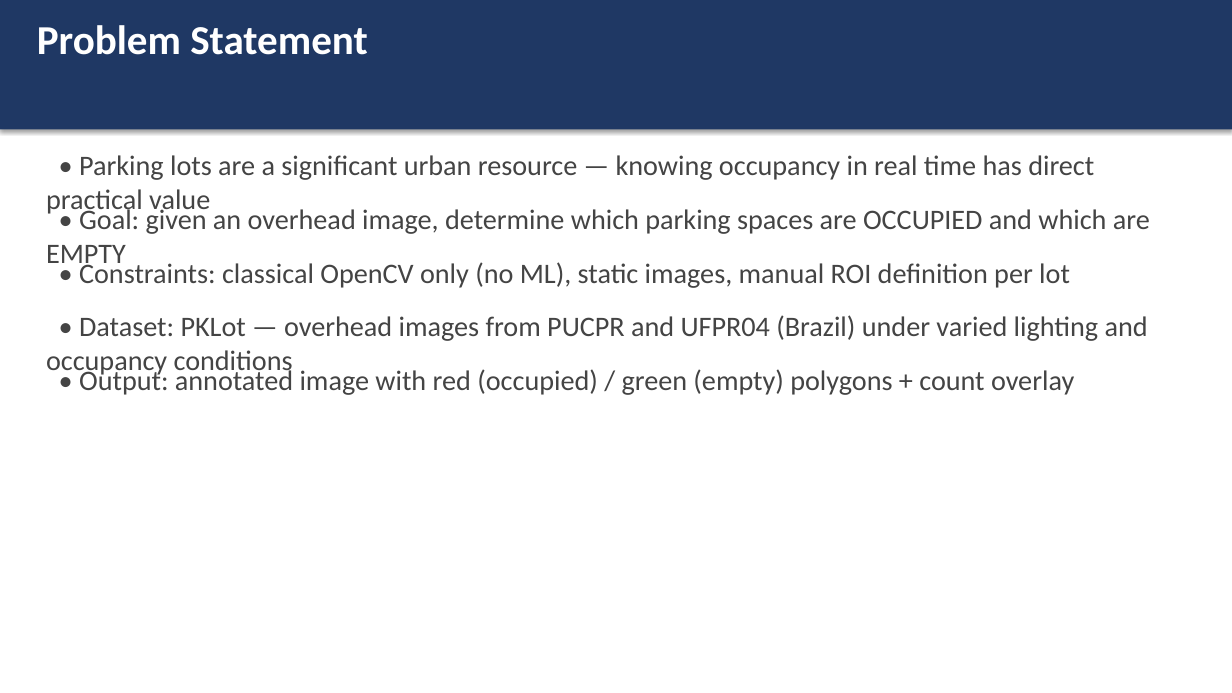
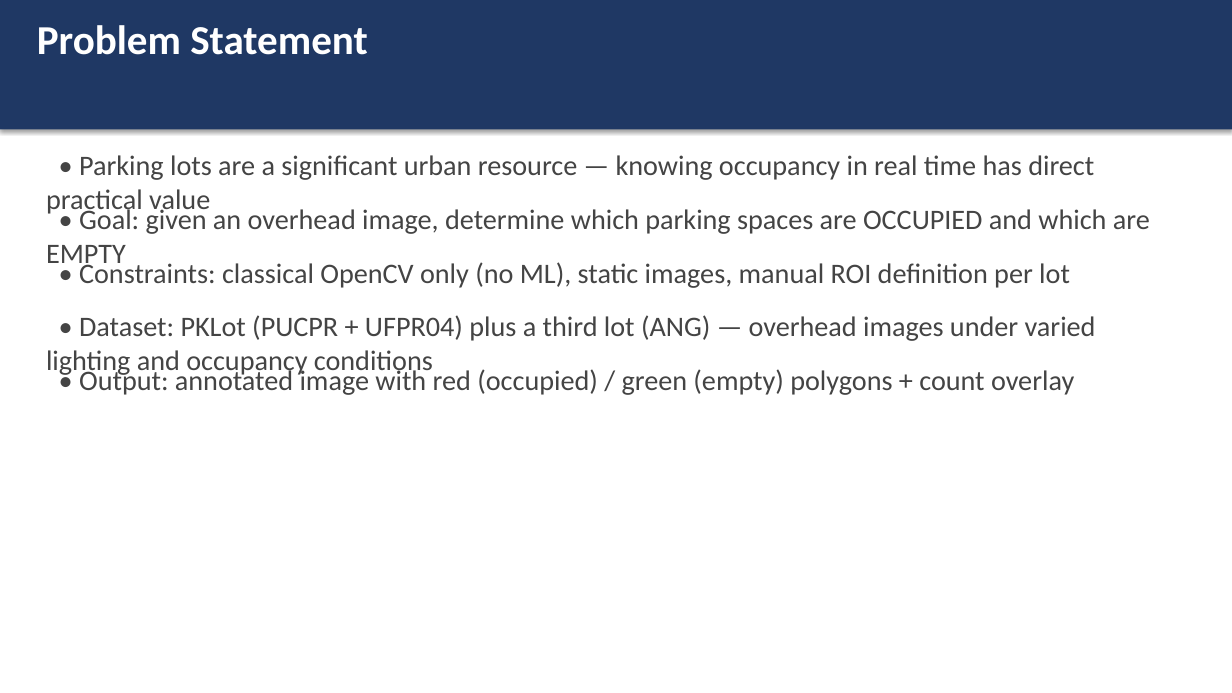
Before and after one commit to realkyle/CVFinalProject, a slide deck: slide 2 of docs/slides.pptx. Drawn at 1232x693 pixels with LibreOffice and Linux fonts; fonts in the diff are those of the drawing. Boxes give left, top, right and bottom in pixels: in the first picture for what was removed or moved away, otherwise in the second. Text is boxed around its words. In the diff, an @@ line names an element or a change of style, - is before the commit and + after.

```diff
--- a/docs/slides.pptx
+++ b/docs/slides.pptx
@@ text at (46, 315, 1096, 377): text changed @@
-• Dataset: PKLot — overhead images from PUCPR and UFPR04 (Brazil) under varied lighting and occupancy conditions
+• Dataset: PKLot (PUCPR + UFPR04) plus a third lot (ANG) — overhead images under varied lighting and occupancy conditions
```
Also in this commit, not shown: 1 other slide changed, 1 other file.
